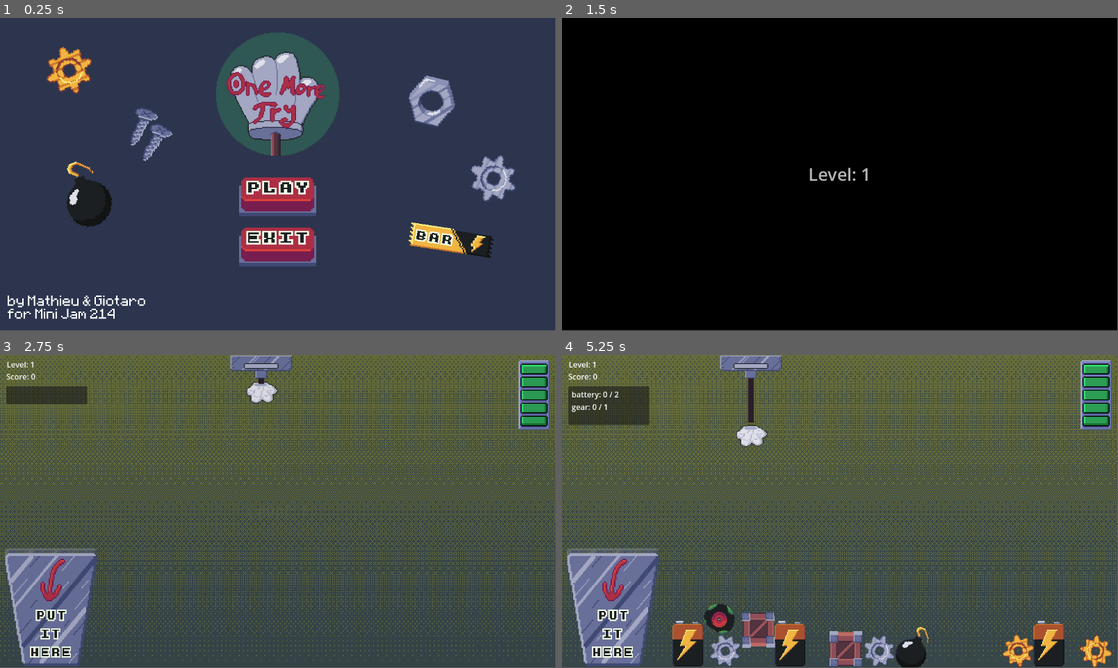
Above: before the commit, frames 1-4 (two rows, left to right).
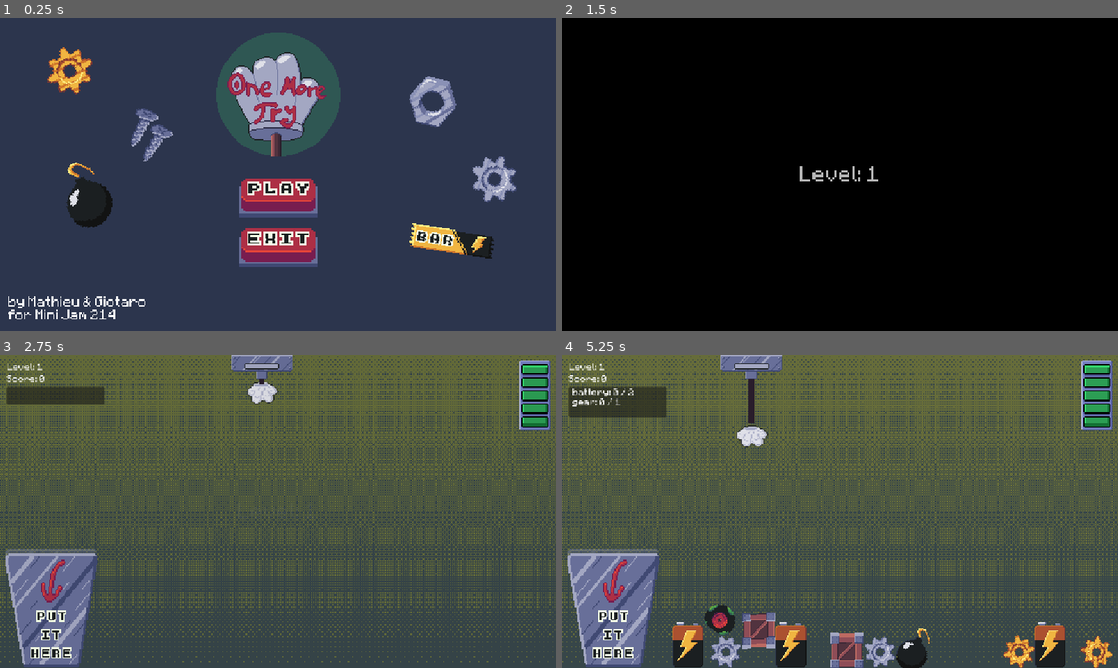
Above: after the commit, the same moments.

Repository: geuresti/mini_jam_214
Game: Godot game, scene res://Scenes/menu.tscn
Same seed, same stepped clock (60 frames per second), same inputs: the game is played once before the commit and once after it. The engine's default icon, where the game draws it, is replaced by a stand-in: a white triangle on a blue panel in a dark square.
Inputs (mouse positions are in pixels of both pictures, inside the frame that each line leads up to):
- Up to frame 1 (0.25 s): no input
- Up to frame 2 (1.5 s): click (840, 196) at 0.5 s; move the mouse to (962, 158) at 1.27 s; hold D (right) from 1.28 s (still down); tap Space (activate) at 1.35 s
- Up to frame 3 (2.75 s): move the mouse to (166, 527) at 2.02 s; release D (right) at 2.03 s; hold Down (ui_down) from 2.03 s (still down); tap Space (activate) at 2.1 s
- Up to frame 4 (5.25 s): move the mouse to (895, 442) at 2.77 s; release Down (ui_down) at 2.78 s; hold D (right) 2.78-3.53 s; tap Space (activate) every 0.75 s from 2.85 to 5.1 s; move the mouse to (812, 574) at 3.52 s; hold Up (ui_up) 3.53-4.28 s; move the mouse to (1006, 558) at 4.27 s; hold A (left) from 4.28 s (still down); move the mouse to (673, 464) at 5.02 s
In our replay, the window is 799x449 before the commit and 800x450 after it. These sizes can differ from the game's own. Grey fills any space a smaller window leaves; there, only what the larger window draws over its background counts as a difference.

The runs differ from the first frame. In frame 1, 4.4% of the frame differs, in the area x 1-93%, y 4-97%; in frame 2, 0.3%; in frame 3, 32%; in frame 4, 35%, in the area x 0-100%, y 0-100%.

Commit message:
Small Fixes
Small fixes

Diff:
--- a/Scenes/HUD.tscn
+++ b/Scenes/HUD.tscn
@@ -1,7 +1,8 @@
-[gd_scene load_steps=4 format=3 uid="uid://b58bvdfgl50jo"]
+[gd_scene load_steps=5 format=3 uid="uid://b58bvdfgl50jo"]
 
 [ext_resource type="Script" uid="uid://4iifj00xcf60" path="res://Scripts/hud.gd" id="1_sd512"]
 [ext_resource type="Texture2D" uid="uid://cllgm38457004" path="res://Assets/energy_bar_over.png" id="2_psnte"]
+[ext_resource type="FontFile" uid="uid://mps0qq8u0o70" path="res://Assets/MINECRAFT.TTF" id="2_s3jbq"]
 [ext_resource type="Texture2D" uid="uid://11aohr8cvjwb" path="res://Assets/energy_bar_progress.png" id="3_s3jbq"]
 
 [node name="HUD" type="Control"]
@@ -20,10 +21,11 @@
 anchor_top = 0.051
 anchor_right = 0.159
 anchor_bottom = 0.086
-offset_top = -0.0480003
-offset_bottom = 0.271999
+offset_top = 7.952
+offset_bottom = 8.272
 grow_horizontal = 2
 grow_vertical = 2
+theme_override_fonts/font = ExtResource("2_s3jbq")
 text = "Score: 0"
 
 [node name="Level" type="Label" parent="."]
@@ -34,9 +36,10 @@
 anchor_right = 0.16
 anchor_bottom = 0.048
 offset_left = 0.176
-offset_top = 0.224
+offset_top = 8.224
 offset_right = -0.320007
-offset_bottom = -0.104
+offset_bottom = 7.896
+theme_override_fonts/font = ExtResource("2_s3jbq")
 text = "Level: 0"
 
 [node name="EnergyBar" type="TextureProgressBar" parent="."]
@@ -62,11 +65,11 @@
 anchors_preset = -1
 anchor_left = 0.011
 anchor_top = 0.1
-anchor_right = 0.157
+anchor_right = 0.187
 anchor_bottom = 0.384
 offset_left = 0.327999
 offset_top = 0.199997
-offset_right = 0.135986
+offset_right = 0.575989
 offset_bottom = -146.832
 
 [node name="Requirements_Label" type="Label" parent="Level_Requirements"]
@@ -79,3 +82,4 @@
 offset_top = -0.0196486
 offset_right = 0.0310822
 offset_bottom = -110.884
+theme_override_fonts/font = ExtResource("2_s3jbq")
--- a/Scenes/level.tscn
+++ b/Scenes/level.tscn
@@ -62,12 +62,14 @@
 offset_bottom = 0.311981
 grow_horizontal = 2
 grow_vertical = 2
+theme_override_fonts/font = ExtResource("3_crh0w")
 theme_override_font_sizes/font_size = 36
 text = "Level 0"
 horizontal_alignment = 1
 vertical_alignment = 1
 
 [node name="GameOverUI" type="Control" parent="HUD_Container"]
+visible = false
 layout_mode = 3
 anchors_preset = 15
 anchor_right = 1.0
--- a/Scripts/globals.gd
+++ b/Scripts/globals.gd
@@ -1,7 +1,7 @@
 extends Node2D
 
 signal next_level
-signal game_over(level, score)
+signal game_over #(level, score)
 
 signal play_item_captured_sound
 
--- a/Scripts/level.gd
+++ b/Scripts/level.gd
@@ -45,6 +45,7 @@
 
 	Globals.connect("next_level", _next_level_handler)
 	Globals.connect("game_over", _game_over_handler)
+	Globals.connect("game_over", sound_controller._stop_claw_moving_sound)
 	#level_floor.rotate(0.43)
 	game_over_UI.visible = false
 	# Update the level count and play transition effect
@@ -69,8 +70,8 @@
 
 # Fade in the "Game Over" UI
 func _game_over_handler(level, score) -> void:
-	$HUD_Container/GameOverUI/VBoxContainer/FinalLevel.text = "You reached level %d" % level
-	$HUD_Container/GameOverUI/VBoxContainer/FinalScore.text = "Final Score: %d" % score
+	$HUD_Container/GameOverUI/VBoxContainer/FinalLevel.text = "You reached level %d" % Globals.level
+	$HUD_Container/GameOverUI/VBoxContainer/FinalScore.text = "Final Score: %d" % Globals.score
 	game_over_UI.modulate = "ffffff00"
 	game_over_UI.visible = true
 	fade_in_out(game_over_UI, false, 1.5)
--- a/Scripts/sound_container.gd
+++ b/Scripts/sound_container.gd
@@ -43,9 +43,26 @@
 
 var claw_moving_audio_position = 0.0
 
-func _play_claw_moving_sound() -> void: claw_moving.stream_paused = false
+func _play_claw_moving_sound() -> void:
+	#claw_moving.stream_paused = false
+	if !claw_moving.playing:
+		claw_moving.play()
 
-func _stop_claw_moving_sound() -> void: claw_moving.stream_paused = true
+	create_tween().tween_property(
+		claw_moving,
+		"volume_db",
+		-26.0,
+		0.1
+	)
+
+func _stop_claw_moving_sound() -> void:
+	#claw_moving.stream_paused = true
+	create_tween().tween_property(
+		claw_moving,
+		"volume_db",
+		-70.0,
+		0.1
+	)
 
 func _play_item_spawn_sound() -> void: item_spawn.play()
 
--- a/project.godot
+++ b/project.godot
@@ -18,6 +18,10 @@
 [autoload]
 
 Globals="*res://Scripts/globals.gd"
+
+[display]
+
+window/stretch/mode="canvas_items"
 
 [global_group]
 
Not shown, added: export_presets.cfg
